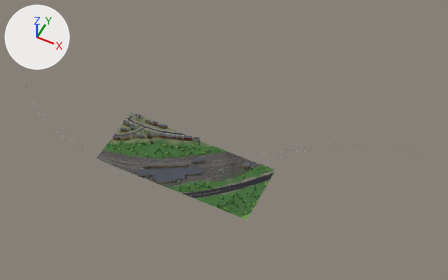
The glTF model glasgow-subway/data/city/city_0_10.glb as it was, and as the next commit left it.
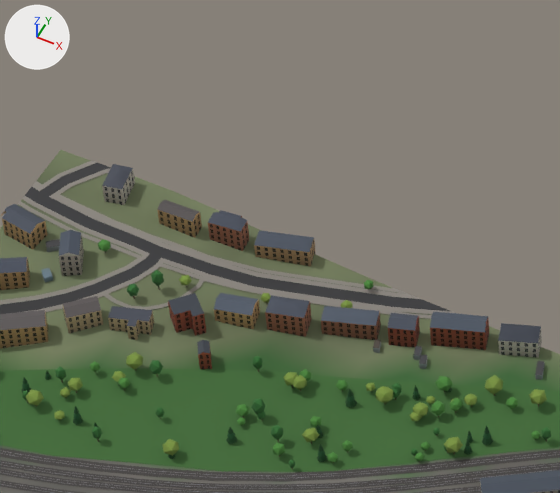
Old and new are each drawn whole from a camera (50 mm lens) standing at (-2718.0, -3605.0, 1448.0) and looking at (-3293.0, -2456.0, 12.0) and again close up on the part from 27% to 45% of the width and 33% to 58% of the height. The axes (+X, +Y, +Z) are drawn at upper left. The lights are the same throughout. The first two pictures are the older version. Where no turn or scale is listed for an object, it has been applied to the vertices. Vertices at exactly the same position are counted once.

Script lines for the objects in view, before the commit:
```python
me_buildings_0_10 = bpy.data.meshes.new('buildings_0_10')
me_buildings_0_10.from_pydata(...)  # 696 vertices, 873 faces; spans x -212.0..212.0, y -103.0..103.0, z -14.0..14.0
# faces by material slot: [236, 637]
me_buildings_0_10.materials.append(mat_mat_wall_stone)
me_buildings_0_10.materials.append(mat_mat_wall_plain)
me_roads_0_10 = bpy.data.meshes.new('roads_0_10')
me_roads_0_10.from_pydata(...)  # 805 vertices, 793 faces; spans x -250.0..250.0, y -100.0..100.0, z -8.0..8.0
# faces by material slot: [356, 437]
me_roads_0_10.materials.append(mat_mat_road)
me_roads_0_10.materials.append(mat_mat_pavement)
me_terrain_0_10 = bpy.data.meshes.new('terrain_0_10')
me_terrain_0_10.from_pydata(...)  # 286 vertices, 500 faces; spans x -250.0..250.0, y -100.0..100.0, z -8.0..8.0
me_terrain_0_10.materials.append(mat_mat_green)
ob_buildings_0_10 = bpy.data.objects.new('buildings_0_10', me_buildings_0_10)
ob_buildings_0_10.location = (-3385.6, -2599.8, 32.4)
ob_roads_0_10 = bpy.data.objects.new('roads_0_10', me_roads_0_10)
ob_roads_0_10.location = (-3350.0, -2600.0, 27.7)
ob_terrain_0_10 = bpy.data.objects.new('terrain_0_10', me_terrain_0_10)
ob_terrain_0_10.location = (-3350.0, -2600.0, 26.8)
# also in view: 'rail_0_10' at (-3395.0, -2482.0, 27.0); 'green_0_10' at (-3350.0, -2600.0, 24.0)
```
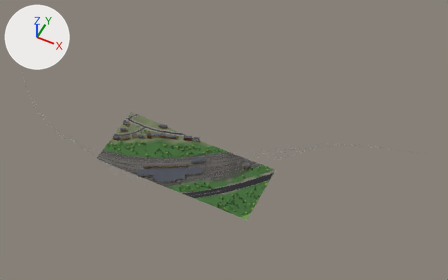
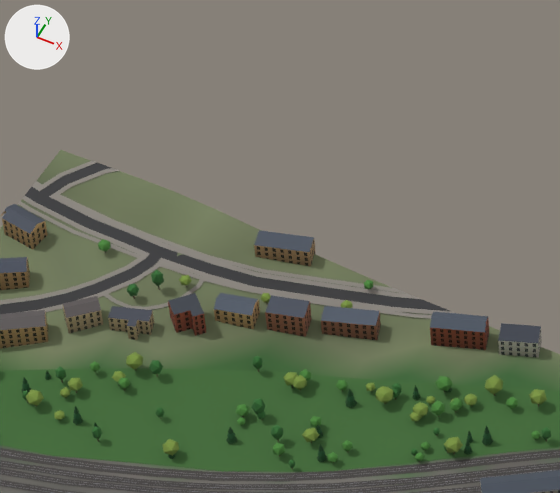
Where the newer file only moved an object's origin or applied its transform, the numbers keep the older frame.

Scene script edits in JSON lines:
```json
{"block": "me_buildings_0_10", "where": "# used by ob_buildings_0_10; location = (-3385.6, -2599.8, 32.4)"}
{"op": "remove", "block": "me_buildings_0_10", "code": "me_buildings_0_10.from_pydata(...)  # 696 vertices, 873 faces; spans x -212.0..212.0, y -103.0..103.0, z -14.0..14.0"}
{"op": "add", "block": "me_buildings_0_10", "code": "me_buildings_0_10.from_pydata(...)  # 285 vertices, 326 faces; spans x -212.0..212.0, y -103.0..103.0, z -14.0..11.0"}
{"block": "me_buildings_0_10", "change": "me_buildings_0_10 part 1: 14 loose pieces with 237 vertices, spanning x -190.0..147.0, y 21.0..96.0, z -13.0..14.0, are deleted"}
{"block": "me_buildings_0_10", "change": "other edits to the shape of me_buildings_0_10 do not show in these pictures"}
```

Location of each change, [x1, y1, x2, y2] in pixels of the close-ups (560 x 493 px):
```json
{"object": "buildings_0_10", "change": "reshaped", "before": [0, 164, 560, 493], "after": [0, 204, 560, 493]}
{"part": 1, "of": "me_buildings_0_10", "change": "deleted", "before": [41, 164, 545, 380]}
```
